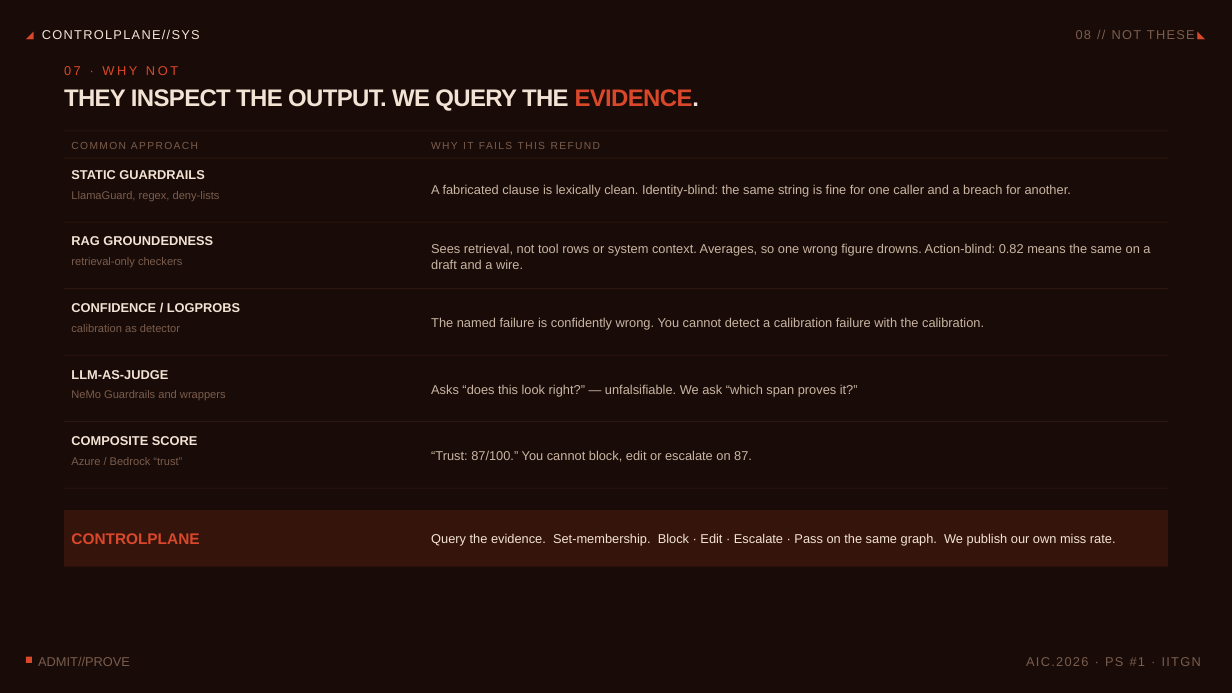
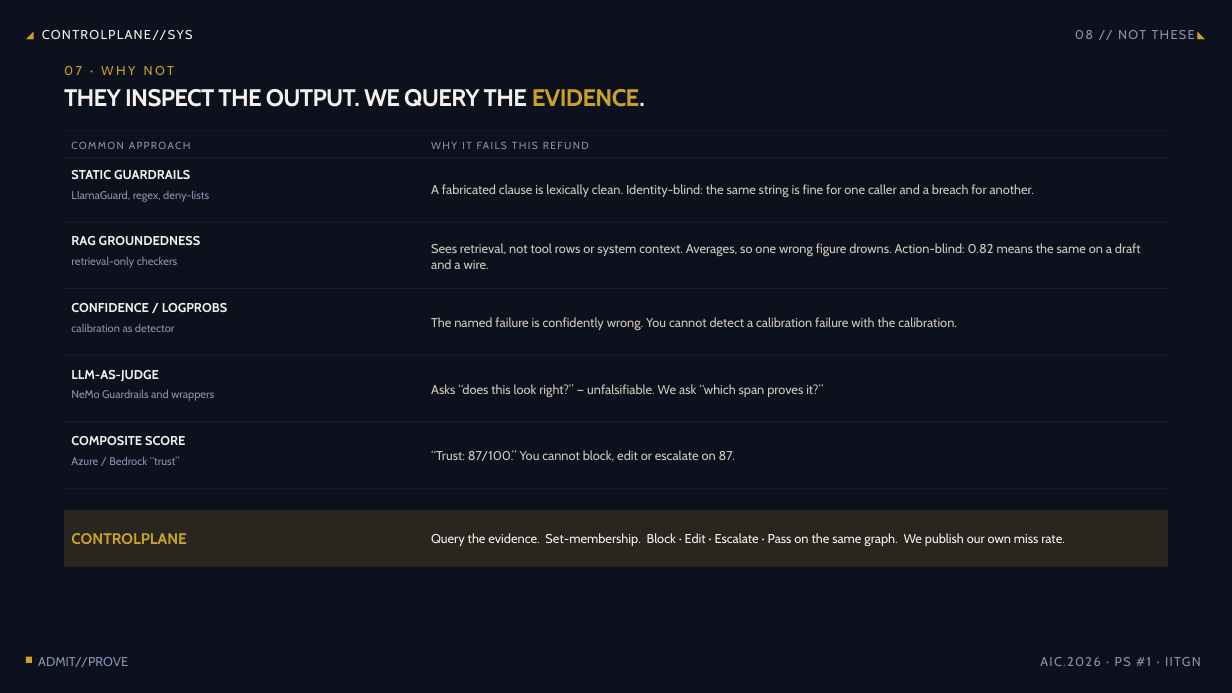
Before and after one commit to Srujan0798/controlplane-ai, a slide deck: slide 9 of submission/ControlPlane_Round2_Pitch.pptx. Drawn at 1232x693 pixels with LibreOffice and Linux fonts; fonts in the diff are those of the drawing. Boxes give left, top, right and bottom in pixels: in the first picture for what was removed or moved away, otherwise in the second. Text is boxed around its words. In the diff, an @@ line names an element or a change of style, - is before the commit and + after.

Commit message:
DESIGN: professional PPTX redesign (navy/gold), rebuilt PDFs with improved styling, video with professional voice audio (edge-tts), archive unnecessary internal docs (agent prompts, superpowers specs, competitive defense docs), clean messy video work files. Portal submission artifacts verified.

```diff
--- a/submission/ControlPlane_Round2_Pitch.pptx
+++ b/submission/ControlPlane_Round2_Pitch.pptx
@@ background #120806 to #0B0F1A @@
@@ rectangle at bbox=[0, 0, 1232, 693]: fill #2A120C at 30% opacity to #12182A at 30% opacity @@
@@ font Arial to Cabin, text colour #D9482A to #C9A227 in 4 elements at bbox=[64, 66, 175, 75], bbox=[71, 533, 186, 544], bbox=[26, 27, 40, 43], bbox=[1198, 27, 1212, 43] @@
@@ text "THEY INSPECT THE OUTPUT. WE ..." at bbox=[64, 89, 645, 107]: font Arial to Cabin; text colour #F2E3D5 to #F5F0EB in "THEY INSPECT THE OUTPUT. WE QUERY THE ..."; text colour #D9482A to #C9A227 in "EVIDENCE." @@
@@ font Arial to Cabin, text colour #C9B5A3 to #D0C8B8 in 5 elements at bbox=[431, 184, 1034, 197], bbox=[431, 243, 1141, 269], bbox=[431, 317, 957, 330], bbox=[431, 384, 803, 397], bbox=[431, 450, 735, 461] @@
@@ font Arial to Cabin, text colour #7A5D4E to #8892B0 in 10 elements at bbox=[1075, 30, 1195, 39], bbox=[38, 657, 128, 667], bbox=[1040, 657, 1201, 666], bbox=[71, 142, 191, 149], bbox=[806, 384, 823, 394], bbox=[71, 190, 209, 202], bbox=[71, 256, 177, 268], bbox=[71, 324, 175, 332], bbox=[71, 389, 214, 401], bbox=[71, 456, 180, 465] @@
@@ fill #3A1E16 to #1E2A3D in 7 elements at bbox=[64, 131, 1168, 131], bbox=[64, 158, 1168, 158], bbox=[64, 222, 1168, 222], bbox=[64, 288, 1168, 289], bbox=[64, 355, 1168, 355], bbox=[64, 421, 1168, 422], bbox=[64, 488, 1168, 488] @@
@@ rectangle at bbox=[64, 510, 1168, 567]: fill #D9482A at 15% opacity to #C9A227 at 15% opacity @@
@@ font Arial to Cabin, text colour #F2E3D5 to #F5F0EB in 7 elements at bbox=[168, 30, 193, 39], bbox=[71, 170, 190, 179], bbox=[71, 236, 201, 245], bbox=[71, 303, 227, 312], bbox=[71, 370, 159, 381], bbox=[71, 436, 185, 445], bbox=[431, 533, 1065, 546] @@
@@ rectangle at bbox=[26, 657, 32, 663]: fill #D9482A to #C9A227 @@
```
Also in this commit, not shown: 13 other slides changed, 20 other files.
